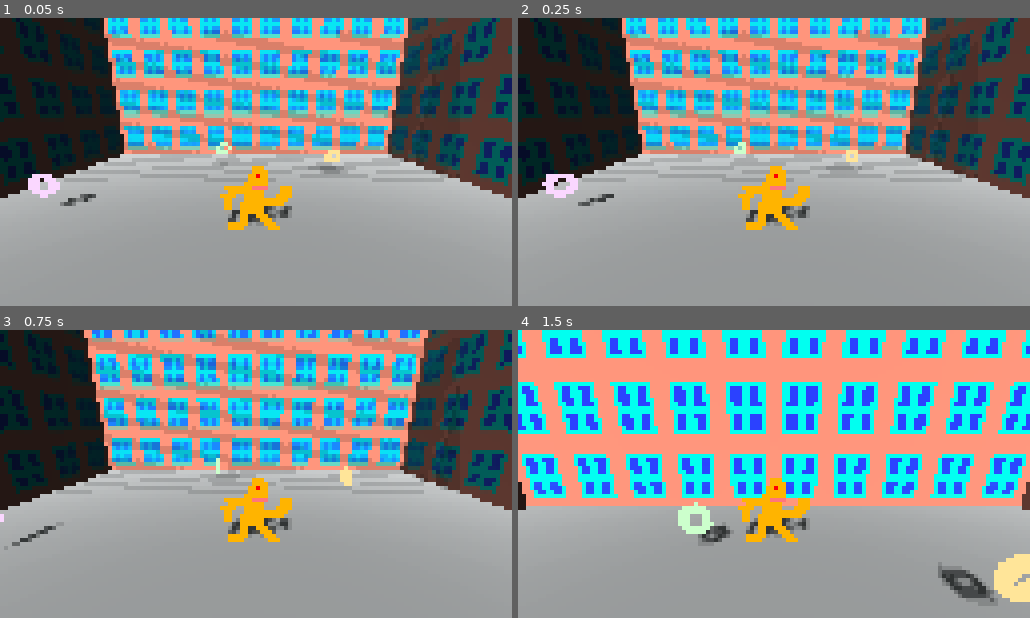
Above: before the commit, frames 1-4 (two rows, left to right).
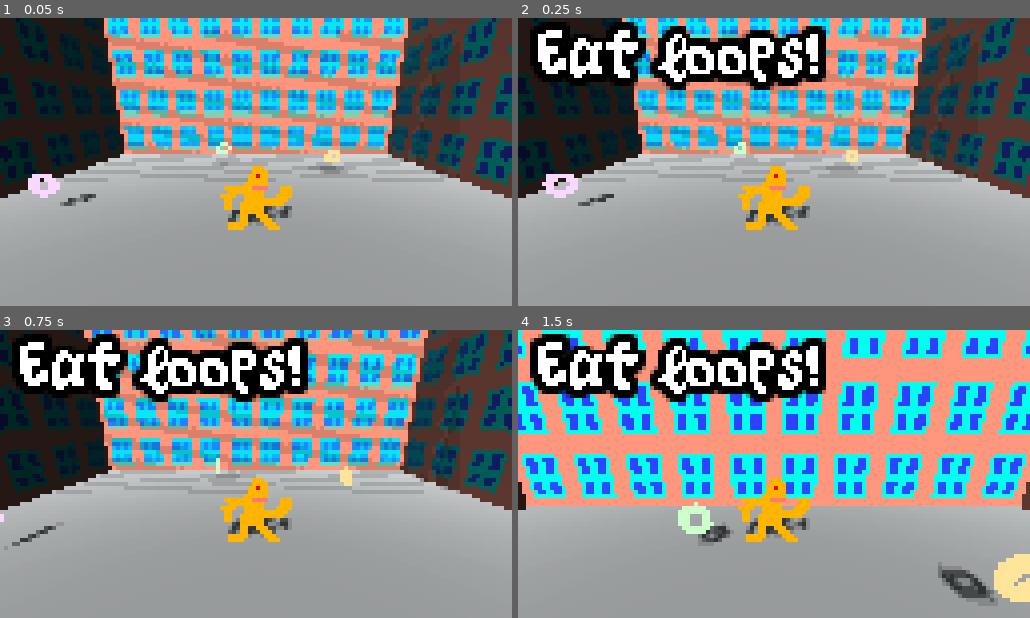
Above: after the commit, the same moments.

Repository: dedekm/loopy-loops
Game: Godot game, scene res://src/Level.tscn
Same seed, same stepped clock (60 frames per second), same inputs: the game is played once before the commit and once after it.
Inputs:
- Up to frame 1 (0.05 s): no input
- Up to frame 2 (0.25 s): no input
- Up to frame 3 (0.75 s): hold W (move_forward) from 0.53 s (still down)
- Up to frame 4 (1.5 s): keep holding W (move_forward)

Frame 1 is identical in both runs. In frame 2, 10% of the frame differs, in the area x 2-61%, y 1-25%; in frame 3, 10%; in frame 4, 10%.

Commit message:
add score counter & loops label

Diff:
--- /dev/null
+++ b/src/JinxedWizardsFont.tres
@@ -0,0 +1,8 @@
+[gd_resource type="DynamicFont" load_steps=2 format=2]
+
+[ext_resource path="res://fonts/JinxedWizards.ttf" type="DynamicFontData" id=1]
+
+[resource]
+outline_size = 2
+outline_color = Color( 0, 0, 0, 1 )
+font_data = ExtResource( 1 )
--- /dev/null
+++ b/src/LoopsLabel.tscn
@@ -0,0 +1,26 @@
+[gd_scene load_steps=3 format=2]
+
+[ext_resource path="res://src/JinxedWizardsFont.tres" type="DynamicFont" id=1]
+
+[sub_resource type="ViewportTexture" id=1]
+viewport_path = NodePath("Viewport")
+
+[node name="LoopsLabel" type="Spatial"]
+
+[node name="Viewport" type="Viewport" parent="."]
+size = Vector2( 640, 20 )
+transparent_bg = true
+usage = 0
+render_target_v_flip = true
+
+[node name="Label" type="Label" parent="Viewport"]
+anchor_right = 2.0
+margin_left = 2.0
+margin_top = 2.0
+custom_fonts/font = ExtResource( 1 )
+text = "Eat loops!"
+valign = 1
+
+[node name="Sprite3D" type="Sprite3D" parent="."]
+transform = Transform( 1, 0, 0, 0, 1, 0, 0, 0, 1, 3, 0, 0 )
+texture = SubResource( 1 )
--- a/src/Player.gd
+++ b/src/Player.gd
@@ -1,9 +1,11 @@
 extends KinematicBody
 
 const speed = 8
+const max_score = 8
 
 var velocity := Vector3()
 var crunch_sounds := []
+var score = 2
 
 func _init() -> void:
   for s in [1,2,3]:
@@ -35,14 +37,28 @@
 
   velocity = velocity.normalized() * speed
 
+func add_score() -> void:
+  if score >= max_score:
+    return
+
+  score += 1
+
+  var text = "Eat l"
+  for _i in range(score):
+    text += "o"
+  text += "ps!"
+
+  $Camera/LoopsLabel/Viewport/Label.text = text
+
 func crunch() -> void:
   if not $Mouth.is_playing():
     $Mouth.frame = 0
     $Mouth.play()
 
-  if not $AudioStreamPlayer.playing:
-      $AudioStreamPlayer.stream = crunch_sounds[randi() % crunch_sounds.size()]
-      $AudioStreamPlayer.play()
+  $AudioStreamPlayer.stream = crunch_sounds[randi() % crunch_sounds.size()]
+  $AudioStreamPlayer.play()
+
+  add_score()
 
 func hideMouth() -> void:
   $Mouth.visible = false
--- a/src/Player.tscn
+++ b/src/Player.tscn
@@ -1,8 +1,9 @@
-[gd_scene load_steps=12 format=2]
+[gd_scene load_steps=13 format=2]
 
 [ext_resource path="res://src/Player.gd" type="Script" id=1]
 [ext_resource path="res://assets/player.png" type="Texture" id=2]
 [ext_resource path="res://assets/player_mouth.png" type="Texture" id=3]
+[ext_resource path="res://src/LoopsLabel.tscn" type="PackedScene" id=4]
 
 [sub_resource type="BoxShape" id=1]
 extents = Vector3( 0.8, 0.8, 0.4 )
@@ -59,6 +60,9 @@
 [node name="Camera" type="Camera" parent="."]
 transform = Transform( 1, 0, 0, 0, 0.965926, 0.258819, 0, -0.258819, 0.965926, 0, 2.52247, 5.35253 )
 
+[node name="LoopsLabel" parent="Camera" instance=ExtResource( 4 )]
+transform = Transform( 3, 0, 0, 0, 3, 1.19209e-07, 0, -1.19209e-07, 3, -1.3, 0.8, -1.6 )
+
 [node name="Sprite" type="AnimatedSprite3D" parent="."]
 transform = Transform( 12, 0, 0, 0, 12, 0, 0, 0, 12, 0, 0, 0 )
 cast_shadow = 2
Binary file added: fonts/JinxedWizards.ttf
